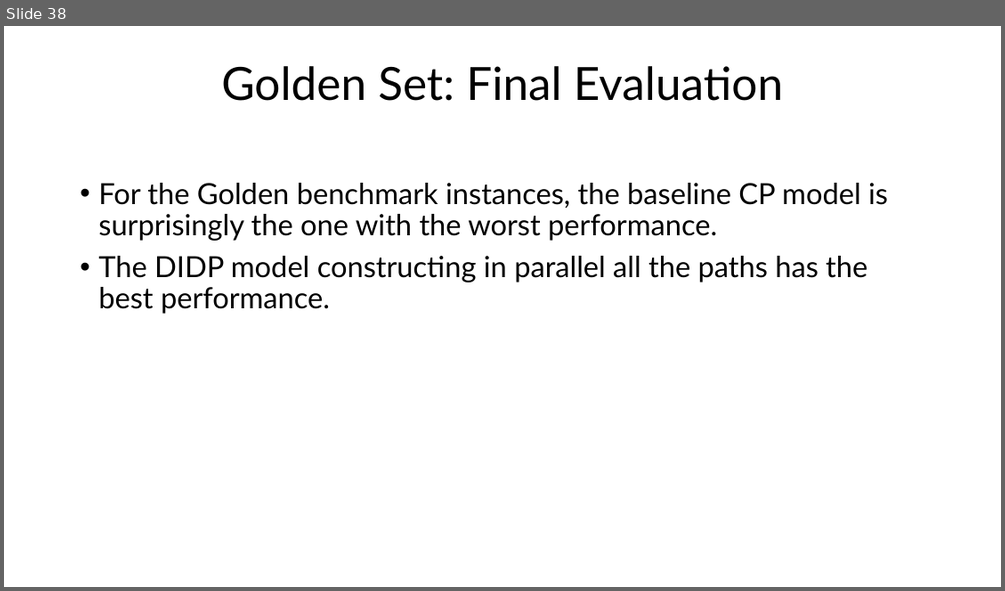
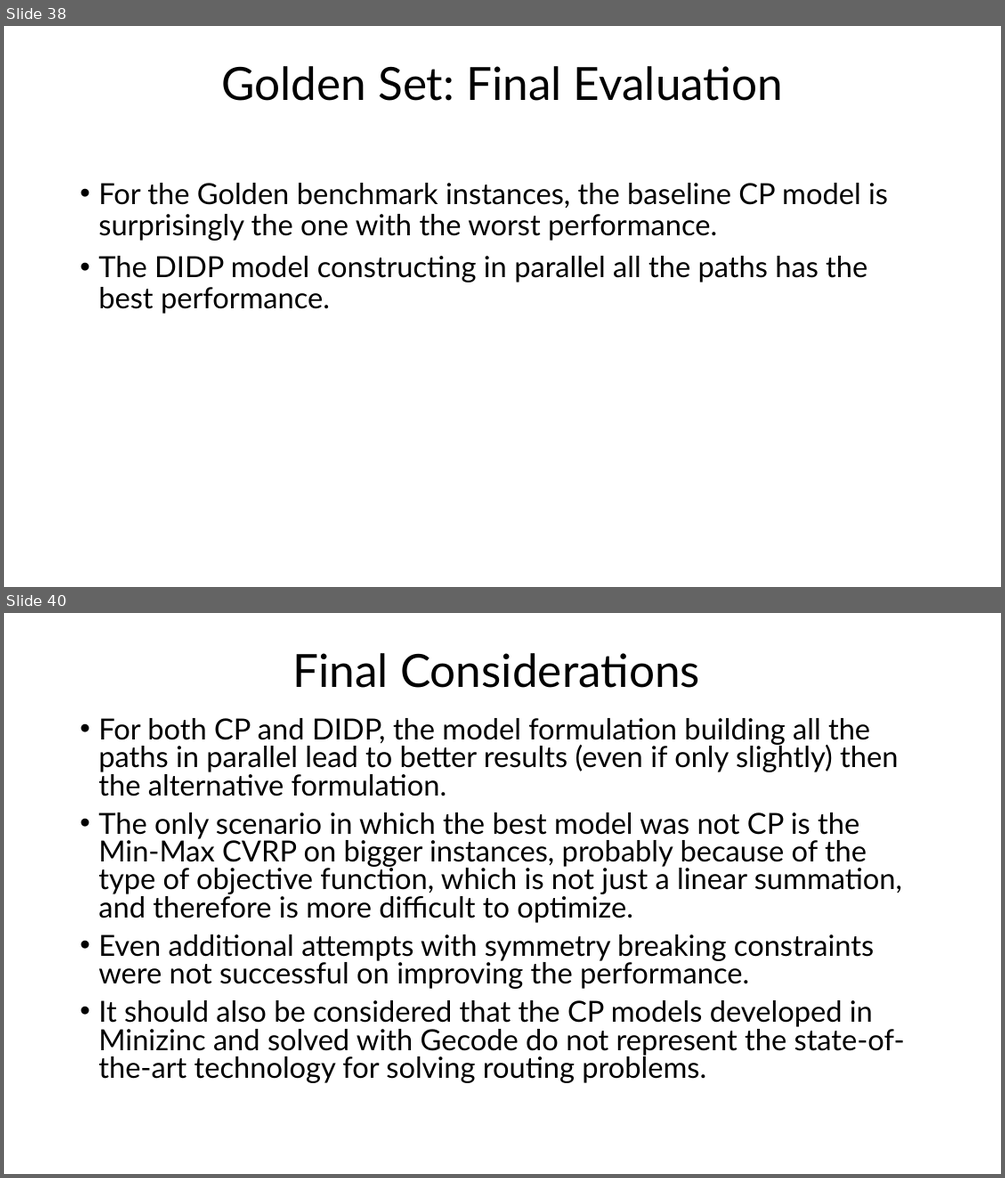
Before and after one commit to FabioGiordana/DIDP-On-Routing-Problems, a slide deck: mmcvrp/VrpSets/MM-CVRP-v2.pptx. Shown one above the other, each under a label of ours: slide 38 before the commit, slides 38 and 40 after it; the slides between them are not shown. The pictures are 1005x591 and 1005x1178 pixels, drawn with LibreOffice and Linux fonts; fonts in the diff are those of the drawing. Boxes give left, top, right and bottom in pixels: in the first picture for what was removed or moved away, otherwise in the second. Text is boxed around its words. In the diff, an @@ line names an element or a change of style, - is before the commit and + after.

```diff
--- a/mmcvrp/VrpSets/MM-CVRP-v2.pptx
+++ b/mmcvrp/VrpSets/MM-CVRP-v2.pptx
@@ slide 40 added at [4, 613, 1001, 1174], background #FFFFFF @@
@@ title added at [292, 653, 700, 688], 44 pt, text #000000 @@
+Final Considerations
@@ text added at [98, 718, 905, 1083], 28 pt, text #000000 @@
+• For both CP and DIDP, the model formulation building all the paths in parallel lead to better results (even if only slightly) then the alternative formulation.
+• The only scenario in which the best model was not CP is the Min-Max CVRP on bigger instances, probably because of the type of objective function, which is not just a linear summation, and therefore is more difficult to optimize.
+• Even additional attempts with symmetry breaking constraints were not successful on improving the performance.
+• It should also be considered that the CP models developed in Minizinc and solved with Gecode do not represent the state-of-the-art technology for solving routing problems.
```
Also in this commit, not shown: 1 slide changed, 1 other slide added, 20 other files.
